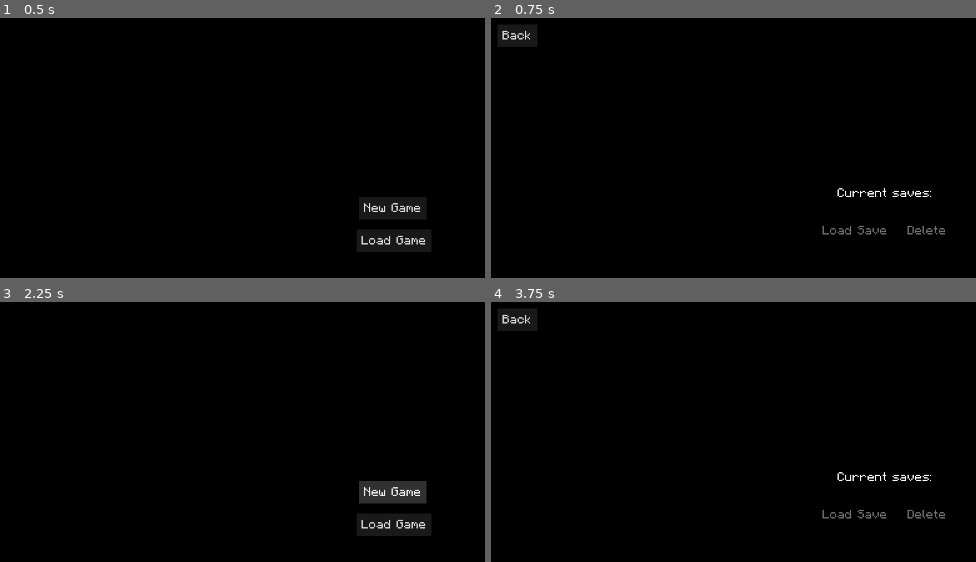
Above: before the commit, frames 1-4 (two rows, left to right).
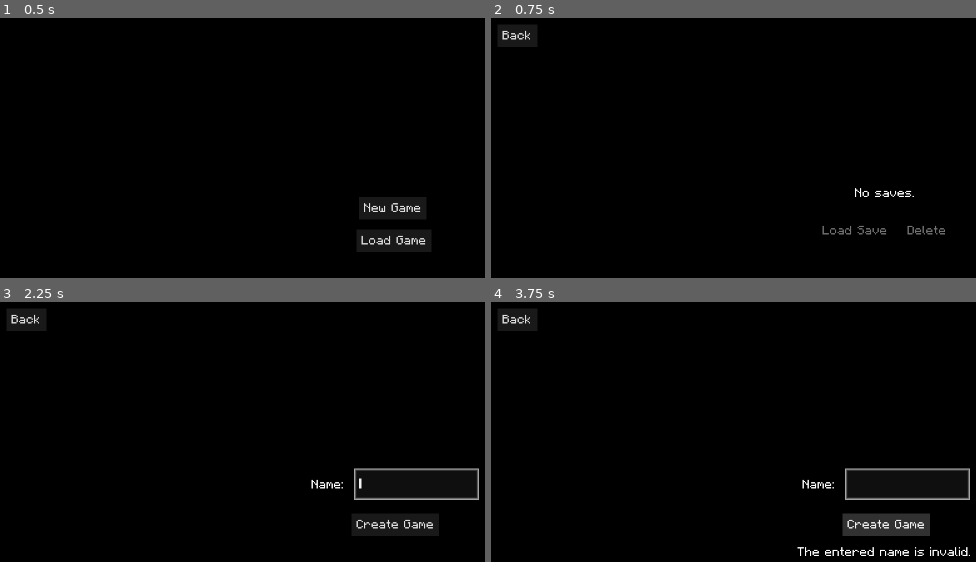
Above: after the commit, the same moments.

Repository: refrka/goRPG
Game: Godot game, scene res://game.tscn
Same seed, same stepped clock (60 frames per second), same inputs: the game is played once before the commit and once after it.
Inputs (mouse positions are in pixels of both pictures, inside the frame that each line leads up to):
- Up to frame 1 (0.5 s): no input
- Up to frame 2 (0.75 s): click "Load Game" at 0.5 s
- Up to frame 3 (2.25 s): click "Back" at 1.25 s; click "New Game" at 2 s
- Up to frame 4 (3.75 s): click (883, 491) at 2.75 s, where only the run before the commit has a clickable "New Game"; click (883, 525) at 3.5 s, where only the run after the commit has a clickable "Create Game"

Frame 1 is identical in both runs. In frame 2, 0.3% of the frame differs, in the area x 71-91%, y 65-69%; in frame 3, 2.9%; in frame 4, 3.2%, in the area x 63-99%, y 63-98%.
Error before the commit: Parse Error: Identifier "PlayerData" not declared in the current scope. (res://autoloads/SaveHandler.gd:15)

Commit message:
Refractored for json saves instead of ConfigFile. Getting started with items and inventory. basics only

Diff:
--- a/autoloads/Enums.gd
+++ b/autoloads/Enums.gd
@@ -6,13 +6,16 @@
 	SAVE_DIR,
 	SAVE_DIR_CREATE,
 	SAVE_MISSING,
+	SAVE_WRITE_FAIL,
 	SCENE_DUPLICATE,
 	SCENE_PATH,
 	SCENE_ROOT,
 }
 
-enum InputKey {
-
+enum ItemType {
+	ITEM_TYPE_A,
+	ITEM_TYPE_B,
+	WEAPONS,
 }
 
 enum SceneKey {
--- a/autoloads/Reference.gd
+++ b/autoloads/Reference.gd
@@ -1,8 +1,34 @@
 extends Node
 
+const ITEM_TYPE = Enums.ItemType
 const GAME_NAME:= "goRPG"
-const SAVE_COUNT_MAX = 2
+const SAVE_COUNT_MAX = 5
 const SceneKey = Enums.SceneKey
+
+var item_type_ref = {
+	ITEM_TYPE.ITEM_TYPE_A: "item_type_A",
+	ITEM_TYPE.ITEM_TYPE_B: "item_type_B",
+	ITEM_TYPE.WEAPONS: "weapons",
+}
+
+var save_template = {
+	"game": "goRPG",
+	"player": {},
+	"inventory": {
+		"item_type_A": [
+			"item_A",
+			"item_B",
+		],
+		"item_type_B": [
+			"item_C",
+			"item_D",
+		],
+		"weapons": [
+			"sword",
+		]
+
+	}
+}
 
 var scene_ref = {
 	SceneKey.MAIN_MENU: {
--- a/autoloads/SaveHandler.gd
+++ b/autoloads/SaveHandler.gd
@@ -5,17 +5,20 @@
 var save_path:= root_dir + save_dir
 var dir = DirAccess.open(root_dir)
 
-var active_save: ConfigFile
+
+var active_save: Dictionary
 var save_list: Array:
 	get:
 		save_list = []
 		if _validate_save_dir():
 			var _dir = DirAccess.open(save_path)
-			for file in _dir.get_files():
-				var _save_file = PlayerData.new()
-				var save_file = ConfigFile.new()
-				save_file.load(save_path + file)
-				save_list.append(save_file)
+			for _save in _dir.get_files():
+				var save_file = FileAccess.open(save_path + _save, FileAccess.READ)
+				var save_file_string = save_file.get_as_text()
+				if _validate_save_file(save_file_string):
+					var save_data = JSON.new()
+					save_data.parse(save_file_string)
+					save_list.append(save_data.data)
 		return save_list
 
 func _ready() -> void:
@@ -25,19 +28,20 @@
 	Signals.GAME_save_loaded.connect(_set_active_save)
 	Signals.GAME_update_save.connect(update_save)
 
-func create_save(_name: String) -> ConfigFile:
-	active_save = ConfigFile.new()
+func create_new_save(_name: String) -> Dictionary:
 	if !_validate_save_dir():
 		if !_create_save_dir():
 			Debug.log_error(Enums.ErrorKey.SAVE_DIR_CREATE)
-			return
-	_set_initial_save_values(_name)
-	active_save.save(save_path + _name + ".ini")
-	return active_save
+	var new_save = _new_save_template(_name)
+	var new_save_string = _serialize_save_data(new_save)
+	if !_write_data_to_file(new_save_string):
+		Debug.log_error(Enums.ErrorKey.SAVE_WRITE_FAIL)
+		new_save = {}
+	return new_save
 
-func delete_save(_save: ConfigFile) -> bool:
-	var save_name = _save.get_value("Player", "name")
-	var _save_path = save_path + save_name + ".ini"
+func delete_save(save_data: Dictionary) -> bool:
+	var save_name = save_data["player"]["name"]
+	var _save_path = save_path + save_name + ".txt"
 	var delete_error:= false
 	if !_validate_save_dir():
 		return false
@@ -51,28 +55,39 @@
 	else:
 		return true
 
-func get_save_value(section: String, key: String) -> Variant:
-	return active_save.get_value(section, key)
+func load_save(_save_data: Dictionary) -> void:
+	Signals.GAME_save_loaded.emit(_save_data)
 
 func save() -> void:
-	var save_name = active_save.get_value("Player", "name")
+	var save_name = active_save["player"]["name"]
 	if !validate_save(save_name):
 		Debug.log_error(Enums.ErrorKey.SAVE_MISSING)
 		return
-	var _save_path = save_path + save_name + ".ini"
+	var _save_path = save_path + save_name + ".txt"
 	dir.remove(_save_path)
-	active_save.save(_save_path)
+	var save_data_string = _serialize_save_data(active_save)
+	if !_write_data_to_file(save_data_string):
+		Debug.log_error(Enums.ErrorKey.SAVE_WRITE_FAIL)
+	else:
+		Signals.GAME_saved.emit()
+
+func save_value(section: String, key: String, value: Variant) -> void:
+	if active_save.has(section):
+		active_save[section][key] = value
+	save()
 
 func update_save(section: String, key: String, value: Variant) -> void:
-	active_save.set_value(section, key, value)
+	pass
 
 func validate_save(_name: String) -> bool:
-	var valid:= false
-	for _save in save_list:
-		var data = _load_data(_save)
-		if data["name"] == _name:
-			valid = true
-	return valid
+	var save_file = FileAccess.open(save_path + _name + ".txt", FileAccess.READ)
+	if save_file == null:
+		return false
+	else:
+		return true
+
+
+
 
 func _create_save_dir() -> bool:
 	var new_dir_error = dir.make_dir(save_dir)
@@ -81,21 +96,38 @@
 	else:
 		return true
 
-func _load_data(save_file: ConfigFile) -> Dictionary:
-	var save_data = {}
-	save_data["name"] = save_file.get_value("Player", "name", null)
-	return save_data
+func _get_name_from_data(json_data: String) -> String:
+	var parsed_data = JSON.parse_string(json_data)
+	return parsed_data["player"]["name"]
 
-func _set_active_save(_save: ConfigFile) -> void:
-	active_save = _save
+func _new_save_template(_name: String) -> Dictionary: # Create a new .txt file via JSON
+	var new_save = Reference.save_template.duplicate()
+	new_save["player"]["name"] = _name
+	return new_save
 
-func _set_initial_save_values(_name: String) -> void:
-	active_save.set_value("Save", "game", Reference.GAME_NAME)
-	active_save.set_value("Save", "play_count", 0)
-	active_save.set_value("Player", "name", _name)
+func _serialize_save_data(_data: Dictionary) -> String:
+	var json = JSON.stringify(_data)
+	return json
+
+func _set_active_save(_save_data: Dictionary) -> void:
+	active_save = _save_data
 
 func _validate_save_dir() -> bool:
 	if !dir.dir_exists(save_dir):
 		Debug.log_error(Enums.ErrorKey.SAVE_DIR)
 		return false
 	return true
+
+func _validate_save_file(json_string: String) -> bool:
+	var json = JSON.new()
+	json.parse(json_string)
+	if json.data["game"] == "goRPG":
+		return true
+	else:
+		return false
+
+func _write_data_to_file(json_data: String) -> bool:
+	var _name = _get_name_from_data(json_data)
+	var save_file = FileAccess.open(save_path + _name + ".txt", FileAccess.WRITE)
+	var error = save_file.store_string(json_data)
+	return error
--- a/autoloads/Signals.gd
+++ b/autoloads/Signals.gd
@@ -6,7 +6,9 @@
 
 signal GAME_quit # when quit is selected in the menu
 signal GAME_started(game: Node) # at end if game.gd _ready()
-signal GAME_save_loaded(save_file: ConfigFile) # upon successful load of a save
+signal GAME_saved # after the game is saved
+signal GAME_save_created
+signal GAME_save_loaded(save_data: Dictionary) # upon successful load of a save
 signal GAME_update_save(section: String, key: String, value: Variant) # in many places
 
 signal INPUT_mouse_left(state: bool) # when the left mouse button is pressed or released
--- a/game.gd
+++ b/game.gd
@@ -2,29 +2,19 @@
 
 var game_root: SceneHandler.Root
 var main_menu: Node
-var player: Player
-
 
 func _ready() -> void:
 	_connect_signals()
 	game_root = SceneHandler.add_root(self)
 	SceneHandler.add_scene(Enums.SceneKey.MAIN_MENU, game_root)
-
 	if !Debug.check_log(Enums.ErrorKey.GAME_START):
 		Signals.GAME_started.emit()
 
 func _connect_signals() -> void:
 	Signals.GAME_save_loaded.connect(_start_game)
 
-
-
-func _start_game(_save: ConfigFile) -> void:
+func _start_game(_save_data: Dictionary) -> void:
 	SceneHandler.add_scene(Enums.SceneKey.MAIN_GAME, game_root)
-	var play_count = SaveHandler.get_save_value("Save", "play_count")
-	Signals.GAME_update_save.emit("Save", "play_count", play_count + 1)
-	SaveHandler.save()
-
-
 
 func _unhandled_input(input: InputEvent) -> void:
 	if input.is_action_pressed("debug_log"):
--- a/game.tscn
+++ b/game.tscn
@@ -1,6 +1,7 @@
-[gd_scene load_steps=2 format=3 uid="uid://dcf0l46qq0jqa"]
+[gd_scene load_steps=3 format=3 uid="uid://dcf0l46qq0jqa"]
 
 [ext_resource type="Script" uid="uid://bmlxyu6wrycmv" path="res://game.gd" id="1_80nbo"]
+[ext_resource type="Script" uid="uid://dr2oqjjh5l2v1" path="res://player/player.gd" id="2_e2o6t"]
 
 [node name="Game" type="Node"]
 script = ExtResource("1_80nbo")
@@ -24,3 +25,6 @@
 grow_horizontal = 2
 grow_vertical = 2
 color = Color(0, 0, 0, 1)
+
+[node name="Player" type="Node" parent="."]
+script = ExtResource("2_e2o6t")
--- /dev/null
+++ b/items/item.gd
@@ -0,0 +1,4 @@
+class_name Item extends Object
+
+var type: Enums.ItemType
+var name: String
--- /dev/null
+++ b/items/item_list.gd
@@ -0,0 +1,25 @@
+extends Resource
+
+var item_type_A = {
+	"item_A": {
+		"name": "Test Item A",
+	},
+	"item_B": {
+		"name": "Test Item B",
+	}
+}
+
+var item_type_B = {
+	"item_C": {
+		"name": "Test Item A",
+	},
+	"item_D": {
+		"name": "Test Item B",
+	}
+}
+
+var weapons = {
+	"sword": {
+		"name": "Sword",
+	}
+}
--- a/main/main_menu.gd
+++ b/main/main_menu.gd
@@ -47,32 +47,23 @@
 	%CreateGameButton.pressed.connect(func():%NameEntry.text_submitted.emit(%NameEntry.text))
 	%BackButton.pressed.connect(_main_menu)
 
-func _create_save_row(save: ConfigFile) -> PanelContainer:
-	var row = save_row.instantiate()
-	var row_label = row.find_child("SaveName")
-	var row_button = row.find_child("DeleteButton")
-	row_button.pressed.connect(_delete_menu.bind(row, save))
-	row_label.text = save.get_value("Player", "name")
-	row.gui_input.connect(_save_row_selected.bind(row, save))
-	return row
-
-func _delete_menu(row: PanelContainer, save: ConfigFile) -> void:
-	var save_name = save.get_value("Player", "name")
+func _delete_menu(index: int, save_data: Dictionary) -> void:
+	var save_name = save_data["player"]["name"]
 	%DeleteButton.visible = true
 	%DeleteLabel.text = "Are you sure you want to delete the save '%s'?" % save_name
-	%DeleteButton.pressed.connect(_delete_save.bind(row, save))
+	%DeleteButton.pressed.connect(_delete_save.bind(index, save_data))
 	_show(%DeleteSaveMenu)
 
-func _delete_save(index: int, save: ConfigFile) -> void:
-	var save_name = save.get_value("Player", "name")
-	if !SaveHandler.validate_save(save_name):
+func _delete_save(index: int, save_data: Dictionary) -> void:
+	if !SaveHandler.validate_save(save_data["player"]["name"]):
 		Debug.log_error(Enums.ErrorKey.SAVE_MISSING)
 		return
-	if SaveHandler.delete_save(save):
+	if SaveHandler.delete_save(save_data):
 		%ItemList.remove_item(index)
 		%DeleteLabel.text = "Save deleted"
 		%DeleteButton.visible = false
-		%DeleteButton.pressed.disconnect(_delete_save)
+		if %DeleteButton.pressed.is_connected(_delete_save):
+			%DeleteButton.pressed.disconnect(_delete_save)
 
 func _load_game() -> void:
 	%LoadSaveButton.disabled = true
@@ -85,13 +76,13 @@
 		%LoadGameLabel.text = "Current saves:"
 		%ItemList.clear()
 		for save in SaveHandler.save_list:
-			# var hbox = _create_save_row(save)
-			save_index[save] = %ItemList.add_item(save.get_value("Player", "name"))
+			save_index[save] = %ItemList.add_item(save["player"]["name"])
 			%ItemList.set_item_tooltip_enabled(save_index[save], false)
-		# %ItemList.item_selected.connect(_save_row_selected)
+		if !%ItemList.item_selected.is_connected(_save_row_selected):
+			%ItemList.item_selected.connect(_save_row_selected)
 
-func _load_save(save: ConfigFile) -> void:
-	Signals.GAME_save_loaded.emit(save)
+func _load_save(_save_data: Dictionary) -> void:
+	SaveHandler.load_save(_save_data)
 	visible = false
 
 func _main_menu() -> void:
@@ -116,21 +107,23 @@
 	if _name == "":
 		new_game.name_error()
 		return
-	var new_save = SaveHandler.create_save(_name)
-	if new_save == SaveHandler.active_save:
-		Signals.GAME_save_loaded.emit(new_save)
-	visible = false
+	var new_save = SaveHandler.create_new_save(_name)
+	print(new_save)
+	if new_save != {}:
+		Signals.GAME_save_created.emit()
+		SaveHandler.load_save(new_save)
+		visible = false
 
 func _save_row_selected(index: int) -> void:
 	var selected_save = save_index.find_key(index)
-	if %LoadSaveButton.pressed.has_connections():
+	if %LoadSaveButton.pressed.is_connected(_load_save):
 		%LoadSaveButton.pressed.disconnect(_load_save)
 	%LoadSaveButton.disabled = false
-	if %DeleteSaveButton.pressed.has_connections():
-		%LoadSaveButton.pressed.disconnect(_delete_save)
+	if %DeleteSaveButton.pressed.is_connected(_delete_menu):
+		%DeleteSaveButton.pressed.disconnect(_delete_menu)
 	%DeleteSaveButton.disabled = false
 	%LoadSaveButton.pressed.connect(_load_save.bind(selected_save))
-	%DeleteSaveButton.pressed.connect(_delete_save.bind(index, selected_save))
+	%DeleteSaveButton.pressed.connect(_delete_menu.bind(index, selected_save))
 
 func _show(menu: Node) -> void:
 	visible = true
--- a/player/player.gd
+++ b/player/player.gd
@@ -1,13 +1,24 @@
-class_name Player extends Node
+extends Node
 
-var player_data = preload("res://player/player_data.gd")
-var save: Resource
-var test:= "poop"
+var data: Dictionary
 
-var inventory
-
-func _init() -> void:
+func _ready() -> void:
 	_connect_signals()
 
 func _connect_signals() -> void:
+	Signals.GAME_save_loaded.connect(_load_player_instance)
+	Signals.GAME_quit.connect(_clear_player_instance)
+
+func _clear_player_instance() -> void:
 	pass
+
+func _load_player_instance(_data: Dictionary) -> void:
+	data = _data
+	var count = 0
+	if _data["player"].has("load_count"):
+		count = _data["player"]["load_count"]
+	SaveHandler.save_value("player", "load_count", count + 1)
+	for item_type in data["inventory"]:
+		print("type: %s" % item_type)
+		for item in data["inventory"][item_type]:
+			print("item: %s" % item)
--- a/player/player_profile.gd
+++ b/player/player_profile.gd
@@ -1,11 +1,12 @@
 extends Control
 
 func _ready() -> void:
-	var player_name = SaveHandler.get_save_value("Player", "name")
-	var play_count = SaveHandler.get_save_value("Save", "play_count")
+	var player_name = SaveHandler.active_save["player"]["name"]
+	var load_count = SaveHandler.active_save["player"]["load_count"]
 	%PlayerNameLabel.text = player_name
-	%PlayCountLabel.text = "Play count: %s" % play_count
+	%PlayCountLabel.text = "Loads: %s" % int(load_count)
 	%CloseProfileButton.pressed.connect(_close_profile)
+	for item in
 
 func _close_profile() -> void:
 	Signals.PLAYER_profile_closed.emit()
--- a/utility/debug/error_messages.gd
+++ b/utility/debug/error_messages.gd
@@ -8,6 +8,7 @@
 	ErrorKey.SAVE_DIR: "Unable to validate save directory.",
 	ErrorKey.SAVE_DIR_CREATE: "Unable to validate save directory.",
 	ErrorKey.SAVE_MISSING: "Unable to locate save file.",
+	ErrorKey.SAVE_WRITE_FAIL: "The save file failed to write to disk.",
 	ErrorKey.SCENE_DUPLICATE: "Attempting to load a duplicate scene.",
 	ErrorKey.SCENE_PATH: "Invalid scene path.",
 	ErrorKey.SCENE_ROOT: "Invalid scene root.",
Not shown, added: items/item.gd.uid
Not shown, added: items/item_list.gd.uid
Not shown, changed: player/player.gd.uid
Not shown, removed: player/player_data.gd.uid
